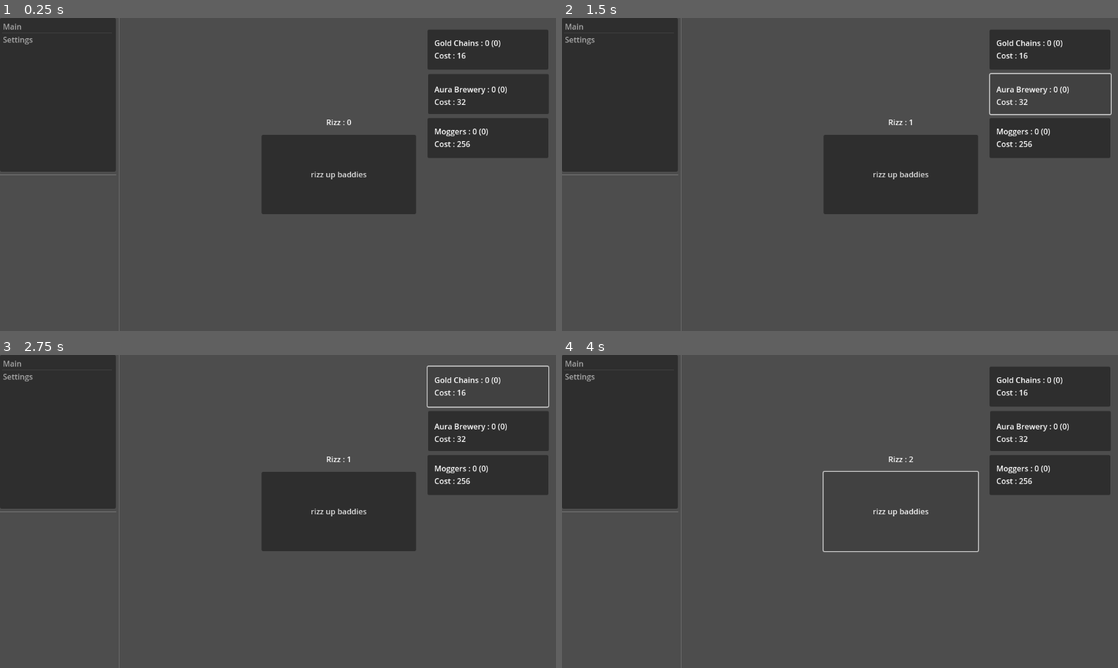
Above: before the commit, frames 1-4 (two rows, left to right).
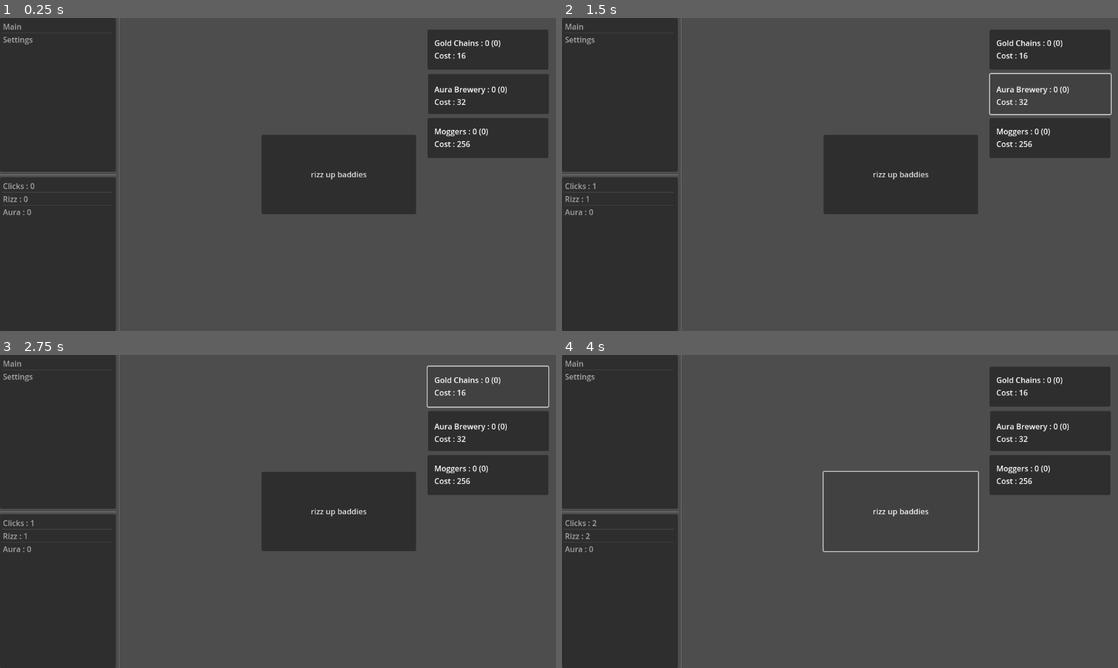
Above: after the commit, the same moments.

Repository: BlueDinoKing/sigmaclicker
Game: Godot game, scene res://scenes/ui.tscn
The game is run twice, just before and just after one commit, with the same random seed, the same clock (stepped at 60 frames per second) and the same inputs.
Inputs:
- Up to frame 1 (0.25 s): no input
- Up to frame 2 (1.5 s): click "rizz up baddies" at 0.5 s; click "Aura Brewery : 0 (0) Cost : 32" at 1.25 s
- Up to frame 3 (2.75 s): click "Gold Chains : 0 (0) Cost : 16" at 2 s
- Up to frame 4 (4 s): click "Moggers : 0 (0) Cost : 256" at 2.75 s; click "rizz up baddies" at 3.5 s

The runs differ from the first frame. In frame 1, 10% of the frame differs, in the area x 0-64%, y 32-100%; in frame 2, 10%, in the area x 0-63%, y 32-100%; in frame 3, 10%; in frame 4, 10%.

Commit message:
made each thing in each script so its not 1 big script. resource list

Diff:
--- /dev/null
+++ b/scenes/auraBreweries.gd
@@ -0,0 +1,44 @@
+extends Button
+@export var auraLabel : Label
+@export var auraTimer : Timer
+
+var darkCost = 32
+
+func format_number(input) -> String:
+	var _exp = str(input).split(".")[0].length() - 1
+	if input == 0:
+		return "0"
+	if str(input).length() <= GameInstance.data.maxDigitsUntilScientific:
+		return str(input)
+	else:
+		var _dec = input / pow(10, _exp)
+		return "{dec}e{exp}".format({"dec": ("%1.2f" % _dec), "exp": str(_exp)})
+
+func update_available_aura_breweries():
+	var temp_rizz = GameInstance.data.rizz
+	var temp_cost = darkCost
+	var count = 0
+
+	while temp_rizz >= temp_cost:
+		temp_rizz -= temp_cost
+		temp_cost = round(pow(temp_cost, 1.1))
+		count += 1
+	auraLabel.text = "Aura Brewery : % (%)\nCost : %".format([format_number(GameInstance.data.auraBreweries), format_number(count), format_number(darkCost)], "%")
+
+func _on_pressed():
+	if GameInstance.data.rizz >= darkCost:
+		GameInstance.data.auraBreweries += 1
+		GameInstance.data.aura += 1
+		GameInstance.data.rizz -= darkCost
+		darkCost = round(pow(darkCost, 1.1))
+		#if upgrade1 == true:
+		#	auraTimer.wait_time = auraTimer.wait_time * 0.95
+		#	print(auraTimer.wait_time)
+	if GameInstance.data.auraBreweries == 1:
+		auraTimer.start()
+
+func _on_aura_timeout():
+	GameInstance.data.rizz += GameInstance.data.aura
+
+func _process(delta: float) -> void:
+	update_available_aura_breweries()
--- a/scenes/clicker.tscn
+++ b/scenes/clicker.tscn
@@ -1,11 +1,14 @@
-[gd_scene load_steps=3 format=3 uid="uid://0ugh23teop1k"]
+[gd_scene load_steps=6 format=3 uid="uid://0ugh23teop1k"]
 
 [ext_resource type="Script" path="res://scripts/clicker.gd" id="1_gdsq0"]
+[ext_resource type="Script" path="res://scenes/auraBreweries.gd" id="2_vevm5"]
+[ext_resource type="Script" path="res://scenes/goldChains.gd" id="3_a0tl6"]
+[ext_resource type="Script" path="res://scenes/moggers.gd" id="4_7tdh8"]
 
 [sub_resource type="Theme" id="Theme_4dnqd"]
 Button/colors/icon_normal_color = Color(0, 1, 0, 1)
 
-[node name="clicker" type="Control" node_paths=PackedStringArray("label", "button", "goldChainsLabel", "goldChainsButton", "darkLabel", "darkButton", "auraTimer", "upgradesMenu", "moggersButton", "moggersLabel", "moggersTimer")]
+[node name="clicker" type="Control" node_paths=PackedStringArray("label", "button", "upgradesMenu")]
 layout_mode = 3
 anchors_preset = 15
 anchor_right = 1.0
@@ -13,17 +16,9 @@
 grow_horizontal = 2
 grow_vertical = 2
 script = ExtResource("1_gdsq0")
-label = NodePath("total rizz")
+label = NodePath("")
 button = NodePath("rizz up baddies")
-goldChainsLabel = NodePath("Label/gold chains/Label")
-goldChainsButton = NodePath("Label/gold chains")
-darkLabel = NodePath("Label/dark and mysterious/Label")
-darkButton = NodePath("Label/dark and mysterious")
-auraTimer = NodePath("Label/gold chains/aura")
 upgradesMenu = NodePath("OptionButton")
-moggersButton = NodePath("Label/moggers")
-moggersLabel = NodePath("Label/moggers/Label")
-moggersTimer = NodePath("Label/moggers/Timer")
 
 [node name="rizz up baddies" type="Button" parent="."]
 custom_minimum_size = Vector2(320, 80)
@@ -40,23 +35,6 @@
 grow_horizontal = 2
 grow_vertical = 2
 text = "rizz up baddies"
-
-[node name="total rizz" type="Label" parent="."]
-layout_mode = 1
-anchors_preset = 8
-anchor_left = 0.5
-anchor_top = 0.5
-anchor_right = 0.5
-anchor_bottom = 0.5
-offset_left = -37.0
-offset_top = -124.0
-offset_right = 38.0
-offset_bottom = -92.0
-grow_horizontal = 2
-grow_vertical = 2
-text = "Rizz : 0"
-horizontal_alignment = 1
-vertical_alignment = 1
 
 [node name="OptionButton" type="OptionButton" parent="."]
 visible = false
@@ -83,7 +61,7 @@
 offset_bottom = 23.0
 grow_horizontal = 0
 
-[node name="dark and mysterious" type="Button" parent="Label"]
+[node name="aura breweries" type="Button" parent="Label" node_paths=PackedStringArray("auraLabel", "auraTimer")]
 custom_minimum_size = Vector2(150, 50)
 layout_mode = 1
 anchors_preset = 6
@@ -98,8 +76,11 @@
 grow_horizontal = 0
 grow_vertical = 2
 theme = SubResource("Theme_4dnqd")
+script = ExtResource("2_vevm5")
+auraLabel = NodePath("Label")
+auraTimer = NodePath("aura")
 
-[node name="Label" type="Label" parent="Label/dark and mysterious"]
+[node name="Label" type="Label" parent="Label/aura breweries"]
 layout_mode = 0
 offset_left = 13.0
 offset_top = 20.0
@@ -109,7 +90,9 @@
 Cost : 32"
 vertical_alignment = 1
 
-[node name="gold chains" type="Button" parent="Label"]
+[node name="aura" type="Timer" parent="Label/aura breweries"]
+
+[node name="gold chains" type="Button" parent="Label" node_paths=PackedStringArray("goldChainsLabel")]
 custom_minimum_size = Vector2(150, 50)
 layout_mode = 0
 offset_left = -226.0
@@ -117,6 +100,8 @@
 offset_right = 24.0
 offset_bottom = 107.0
 theme = SubResource("Theme_4dnqd")
+script = ExtResource("3_a0tl6")
+goldChainsLabel = NodePath("Label")
 
 [node name="Label" type="Label" parent="Label/gold chains"]
 layout_mode = 0
@@ -128,9 +113,7 @@
 Cost : 16"
 vertical_alignment = 1
 
-[node name="aura" type="Timer" parent="Label/gold chains"]
-
-[node name="moggers" type="Button" parent="Label"]
+[node name="moggers" type="Button" parent="Label" node_paths=PackedStringArray("moggersTimer", "moggersLabel")]
 custom_minimum_size = Vector2(150, 50)
 layout_mode = 0
 offset_left = -226.0
@@ -138,6 +121,9 @@
 offset_right = 24.0
 offset_bottom = 290.0
 theme = SubResource("Theme_4dnqd")
+script = ExtResource("4_7tdh8")
+moggersTimer = NodePath("Timer")
+moggersLabel = NodePath("Label")
 
 [node name="Label" type="Label" parent="Label/moggers"]
 layout_mode = 0
@@ -154,8 +140,9 @@
 [connection signal="button_down" from="rizz up baddies" to="." method="_on_button_button_down"]
 [connection signal="pressed" from="rizz up baddies" to="." method="_on_button_pressed"]
 [connection signal="item_selected" from="OptionButton" to="." method="_on_option_button_item_selected"]
-[connection signal="pressed" from="Label/dark and mysterious" to="." method="_on_dark_and_mysterious_pressed"]
+[connection signal="pressed" from="Label/aura breweries" to="Label/aura breweries" method="_on_pressed"]
+[connection signal="timeout" from="Label/aura breweries/aura" to="." method="_on_aura_timeout"]
 [connection signal="pressed" from="Label/gold chains" to="." method="_on_gold_chains_pressed"]
-[connection signal="timeout" from="Label/gold chains/aura" to="." method="_on_aura_timeout"]
+[connection signal="pressed" from="Label/gold chains" to="Label/gold chains" method="_on_pressed"]
 [connection signal="pressed" from="Label/moggers" to="." method="_on_moggers_pressed"]
 [connection signal="timeout" from="Label/moggers/Timer" to="." method="_on_timer_timeout"]
--- /dev/null
+++ b/scenes/goldChains.gd
@@ -0,0 +1,41 @@
+extends Button
+var goldChainsCost = 16
+@export var goldChainsLabel : Label
+func format_number(input) -> String:
+	var _exp = str(input).split(".")[0].length() - 1
+	if input == 0:
+		return "0"
+	if str(input).length() <= GameInstance.data.maxDigitsUntilScientific:
+		return str(input)
+	else:
+		var _dec = input / pow(10, _exp)
+		return "{dec}e{exp}".format({"dec": ("%1.2f" % _dec), "exp": str(_exp)})
+
+func update_available_gold_chains():
+	var temp_rizz = GameInstance.data.rizz
+	var temp_cost = goldChainsCost
+	var count = 0
+
+	while temp_rizz >= temp_cost:
+		temp_rizz -= temp_cost
+		temp_cost = round(pow(temp_cost, 1.05))
+		count += 1
+	goldChainsLabel.text = "Gold Chains : % (%)\nCost : %".format([format_number(GameInstance.data.goldChains), format_number(count), format_number(goldChainsCost)], "%")
+
+
+
+func _on_pressed():
+	if GameInstance.data.rizz >= goldChainsCost:
+		GameInstance.data.goldChains += 1
+		GameInstance.data.addedRizz += 1
+		GameInstance.data.rizz -= goldChainsCost
+		goldChainsCost = round(pow(goldChainsCost, 1.05))
+
+# Called when the node enters the scene tree for the first time.
+func _ready() -> void:
+	pass # Replace with function body.
+
+
+# Called every frame. 'delta' is the elapsed time since the previous frame.
+func _process(delta: float) -> void:
+	update_available_gold_chains()
--- /dev/null
+++ b/scenes/moggers.gd
@@ -0,0 +1,39 @@
+extends Button
+
+func format_number(input) -> String:
+	var _exp = str(input).split(".")[0].length() - 1
+	if input == 0:
+		return "0"
+	if str(input).length() <= GameInstance.data.maxDigitsUntilScientific:
+		return str(input)
+	else:
+		var _dec = input / pow(10, _exp)
+		return "{dec}e{exp}".format({"dec": ("%1.2f" % _dec), "exp": str(_exp)})
+
+@export var moggersTimer : Timer
+@export var moggersLabel : Label
+var moggersCost = 256
+
+func _on_pressed() -> void:
+	if GameInstance.data.rizz >= moggersCost:
+		GameInstance.data.moggers += GameInstance.data.moggers
+		GameInstance.data.rizz -= moggersCost
+		moggersCost = round(pow(moggersCost, 1.2))
+	if GameInstance.data.moggers == 1:
+		moggersTimer.start()
+
+func mog():
+	GameInstance.data.rizz += floor(GameInstance.data.addedRizz * GameInstance.data.moggers * .5)
+
+func _on_timer_timeout() -> void:
+	mog()
+
+func update_available_mogger():
+	var temp_rizz = GameInstance.data.rizz
+	var temp_cost = moggersCost
+	var count = 0
+	while temp_rizz >= temp_cost:
+		temp_rizz -= temp_cost
+		temp_cost = round(pow(temp_cost, 1.1))
+		count += 1
+	moggersLabel.text = "Moggers : % (%)\nCost : %".format([format_number(GameInstance.data.moggers), format_number(count), format_number(moggersCost)], "%")
--- /dev/null
+++ b/scenes/resourceList.gd
@@ -0,0 +1,16 @@
+class_name ResourceLabel
+extends ItemList
+
+func update_text() -> void:
+	itemResourceLabel(0, "Clicks : %s", GameInstance.data.clicks)
+	itemResourceLabel(1, "Rizz : %s", GameInstance.data.rizz)
+	itemResourceLabel(2, "Aura : %s", GameInstance.data.aura)
+#temp func
+func _process(_delta: float) -> void:
+	update_text()
+
+func itemResourceLabel(input1: int, input2: String, input3) -> void:
+	set_item_text(input1, input2 %input3)
+	set_item_selectable(input1, false)
+	if not get_item_text(input1) == input2 %input3:
+		add_item(input2 %input3, null, false)
--- a/scenes/ui.tscn
+++ b/scenes/ui.tscn
@@ -1,7 +1,8 @@
-[gd_scene load_steps=4 format=3 uid="uid://c77v1uh4rdr30"]
+[gd_scene load_steps=5 format=3 uid="uid://c77v1uh4rdr30"]
 
 [ext_resource type="PackedScene" uid="uid://0ugh23teop1k" path="res://scenes/clicker.tscn" id="1_0qt3f"]
 [ext_resource type="Script" path="res://scripts/ui.gd" id="1_rl8b6"]
+[ext_resource type="Script" path="res://scenes/resourceList.gd" id="2_gr0qn"]
 [ext_resource type="PackedScene" uid="uid://cmdspqtegj13" path="res://scenes/settings.tscn" id="3_jqmk5"]
 
 [node name="ui" type="Control"]
@@ -56,6 +57,17 @@
 layout_mode = 2
 size_flags_vertical = 3
 
+[node name="ItemList" type="ItemList" parent="HBoxContainer/leftPanel/VBoxContainer/resources"]
+layout_mode = 1
+anchors_preset = 15
+anchor_right = 1.0
+anchor_bottom = 1.0
+grow_horizontal = 2
+grow_vertical = 2
+item_count = 1
+item_0/selectable = false
+script = ExtResource("2_gr0qn")
+
 [node name="MarginContainer" type="MarginContainer" parent="HBoxContainer"]
 layout_mode = 2
 
@@ -68,6 +80,7 @@
 
 [node name="clicker" parent="HBoxContainer/mainView" node_paths=PackedStringArray("user_interface") instance=ExtResource("1_0qt3f")]
 layout_mode = 1
+view = 0
 user_interface = NodePath("../../..")
 user_interface_path = NodePath("../../..")
 
--- a/scripts/clicker.gd
+++ b/scripts/clicker.gd
@@ -4,29 +4,9 @@
 # Exports
 @export var label: Label
 @export var button: Button
-@export var goldChainsLabel: Label
-@export var goldChainsButton: Button
-@export var darkLabel: Label
-@export var darkButton: Button
-@export var auraTimer: Timer
 @export var upgradesMenu: OptionButton
-@export var moggersButton: Button
-@export var moggersLabel: Label
-@export var moggersTimer: Timer
-
 @export var view: userInterface.Views
 @export var user_interface: userInterface
-
-var goldChainsCost = 16
-var goldChains = 0
-var darkCost = 32
-var dark = 0
-var addedRizz = 1
-var aura = 0
-var clicks = 0
-var moggers = 0
-var moggersCost = 256
-var upgrade1 = false
 @export var user_interface_path : NodePath
 
 func _on_navigation_request(requestedView: userInterface.Views) -> void:
@@ -40,23 +20,16 @@
 	if user_interface:
 		user_interface.navigation_requested.connect(_on_navigation_request)
 
+func rizzupbaddies(input) -> void:
+	GameInstance.data.rizz += floor(GameInstance.data.addedRizz * input)
 
-func _process(delta: float) -> void:
-	update_rizz()
-
-func rizzupbaddies(input) -> void:
-	GameInstance.data.rizz += floor(addedRizz * input)
-	update_rizz()
 
 func _on_button_pressed() -> void:
 	rizzupbaddies(1)
-	clicks += 1
-	if clicks == 10:
-		unlockUpgrade(1)
+	GameInstance.data.clicks += 1
+	#if GameInstance.data.clicks == 10:
+	#	unlockUpgrade(1)
 
-func update_rizz() -> void:
-	label.text = "Rizz : %s" % format_number(GameInstance.data.rizz)
-	update_available_purchases()
 
 func format_number(input) -> String:
 	var _exp = str(input).split(".")[0].length() - 1
@@ -68,91 +41,15 @@
 		var _dec = input / pow(10, _exp)
 		return "{dec}e{exp}".format({"dec": ("%1.2f" % _dec), "exp": str(_exp)})
 
-func update_available_purchases():
-	update_available_gold_chains()
-	update_available_dark()
-	update_available_mogger()
-
-func update_available_gold_chains():
-	var temp_rizz = GameInstance.data.rizz
-	var temp_cost = goldChainsCost
-	var count = 0
-
-	while temp_rizz >= temp_cost:
-		temp_rizz -= temp_cost
-		temp_cost = round(pow(temp_cost, 1.05))
-		count += 1
-	goldChainsLabel.text = "Gold Chains : % (%)\nCost : %".format([format_number(goldChains), format_number(count), format_number(goldChainsCost)], "%")
-
-func _on_gold_chains_pressed():
-	if GameInstance.data.rizz >= goldChainsCost:
-		goldChains += 1
-		addedRizz += 1
-		GameInstance.data.rizz -= goldChainsCost
-		goldChainsCost = round(pow(goldChainsCost, 1.05))
-		update_rizz()
-
-func update_available_dark():
-	var temp_rizz = GameInstance.data.rizz
-	var temp_cost = darkCost
-	var count = 0
-
-	while temp_rizz >= temp_cost:
-		temp_rizz -= temp_cost
-		temp_cost = round(pow(temp_cost, 1.1))
-		count += 1
-	darkLabel.text = "Aura Brewery : % (%)\nCost : %".format([format_number(dark), format_number(count), format_number(darkCost)], "%")
-
-func update_available_mogger():
-	var temp_rizz = GameInstance.data.rizz
-	var temp_cost = moggersCost
-	var count = 0
-	while temp_rizz >= temp_cost:
-		temp_rizz -= temp_cost
-		temp_cost = round(pow(temp_cost, 1.1))
-		count += 1
-	moggersLabel.text = "Moggers : % (%)\nCost : %".format([format_number(moggers), format_number(count), format_number(moggersCost)], "%")
-
-func _on_dark_and_mysterious_pressed():
-	if GameInstance.data.rizz >= darkCost:
-		dark = 1 + dark
-		aura = aura + dark
-		GameInstance.data.rizz -= darkCost
-		darkCost = round(pow(darkCost, 1.1))
-		update_rizz()
-		if upgrade1 == true:
-			auraTimer.wait_time = auraTimer.wait_time * 0.95
-			print(auraTimer.wait_time)
-	if dark == 1:
-		auraTimer.start()
-
-func _on_aura_timeout():
-	GameInstance.data.rizz += aura
-
-func unlockUpgrade(input) -> void:
-	if input == 1:
-		var message = str("Aura Breweries 5% faster per Gold Chain : % Rizz".format(format_number(5000), "%"))
-		upgradesMenu.add_item(message, 1)
-
-func upgrade(index) -> void:
-	if index == 1 and GameInstance.data.rizz >= 5000:
-		GameInstance.data.rizz -= 5000
-		var upgrade1 = true
-
-func _on_option_button_item_selected(index):
-	upgrade(index)
-
-func _on_moggers_pressed() -> void:
-	if GameInstance.data.rizz >= moggersCost:
-		moggers = 1 + moggers
-		GameInstance.data.rizz -= moggersCost
-		moggersCost = round(pow(moggersCost, 1.2))
-		update_rizz()
-	if moggers == 1:
-		moggersTimer.start()
-
-func mog():
-	rizzupbaddies(moggers*.5)
-
-func _on_timer_timeout() -> void:
-	mog()
+#func unlockUpgrade(input) -> void:
+#	if input == 1:
+#		var message = str("Aura Breweries 5% faster per Gold Chain : % Rizz".format(format_number(5000), "%"))
+#		upgradesMenu.add_item(message, 1)
+#
+#func upgrade(index) -> void:
+#	if index == 1 and GameInstance.data.rizz >= 5000:
+#		GameInstance.data.rizz -= 5000
+#		var upgrade1 = true
+#
+#func _on_option_button_item_selected(index):
+#	upgrade(index)
--- a/scripts/data/data.gd
+++ b/scripts/data/data.gd
@@ -4,4 +4,10 @@
 
 
 @export var rizz : int = 0
+@export var aura : int = 0
+@export var clicks : int = 0
+@export var addedRizz : int = 1
+@export var goldChains : int = 0
+@export var auraBreweries : int = 0
+@export var moggers : int = 0
 @export var maxDigitsUntilScientific : int = 3
Not shown, changed: docs/index.html
Not shown, changed: docs/index.pck
